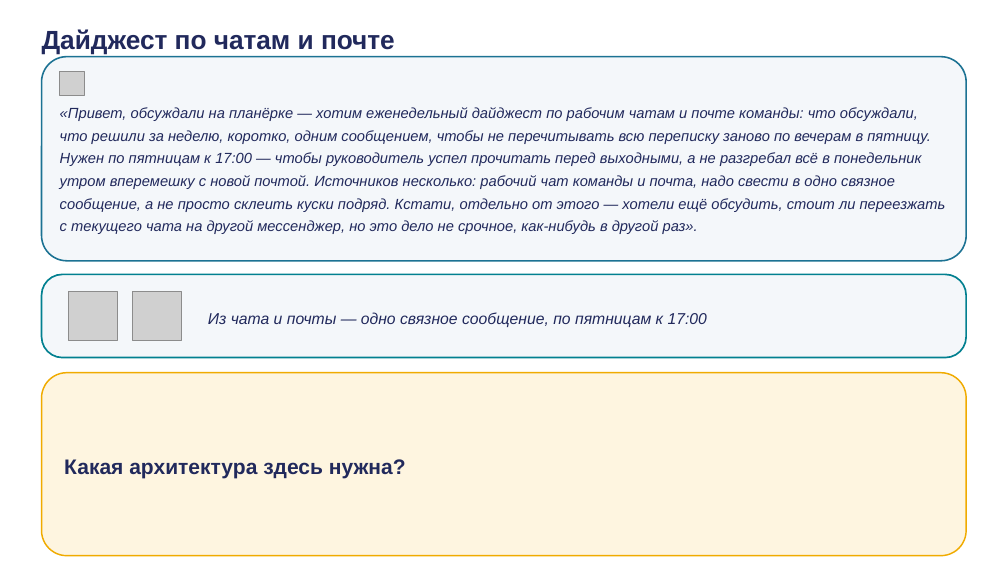
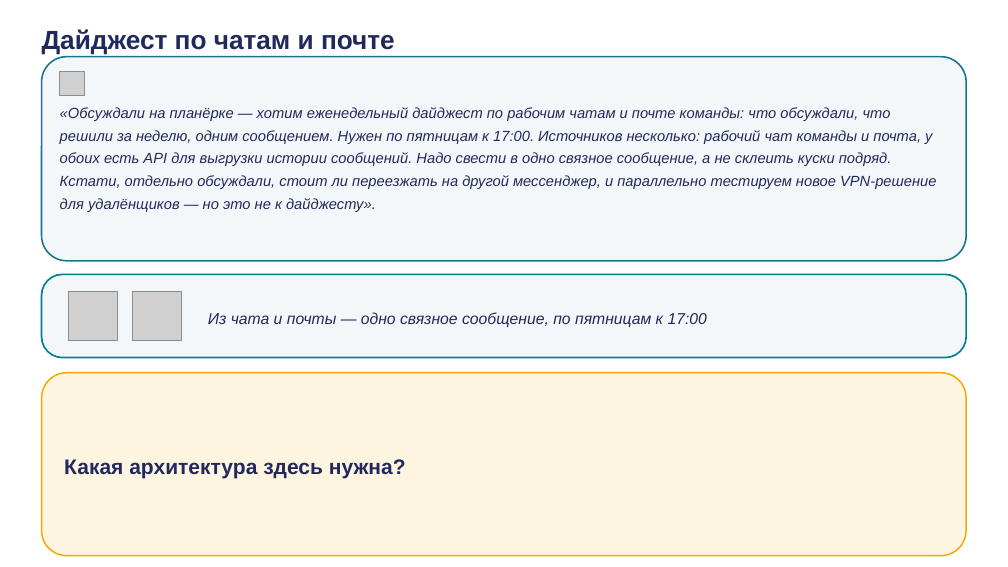
Before and after one commit to tellina-study/AI-usage-lessons, a slide deck: slide 27 of library/seminars/sem-02/rendered/sem-02.pptx. Drawn at 1008x567 pixels with LibreOffice and Linux fonts; fonts in the diff are those of the drawing; grey boxes stand for pictures. Boxes give left, top, right and bottom in pixels: in the first picture for what was removed or moved away, otherwise in the second. Text is boxed around its words. In the diff, an @@ line names an element or a change of style, - is before the commit and + after.

```diff
--- a/library/seminars/sem-02/rendered/sem-02.pptx
+++ b/library/seminars/sem-02/rendered/sem-02.pptx
@@ text at bbox=[60, 107, 936, 212]: text changed @@
-«Привет, обсуждали на планёрке — хотим еженедельный дайджест по рабочим чатам и почте команды: что обсуждали, что решили за неделю, коротко, одним сообщением, чтобы не перечитывать всю переписку заново по вечерам в пятницу. Нужен по пятницам к 17:00 — чтобы руководитель успел прочитать перед выходными, а не разгребал всё в понедельник утром вперемешку с новой почтой. Источников несколько: рабочий чат команды и почта, надо свести в одно связное сообщение, а не просто склеить куски подряд. Кстати, отдельно от этого — хотели ещё обсудить, стоит ли переезжать с текущего чата на другой мессенджер, но это дело не срочное, как-нибудь в другой раз».
+«Обсуждали на планёрке — хотим еженедельный дайджест по рабочим чатам и почте команды: что обсуждали, что решили за неделю, одним сообщением. Нужен по пятницам к 17:00. Источников несколько: рабочий чат команды и почта, у обоих есть API для выгрузки истории сообщений. Надо свести в одно связное сообщение, а не склеить куски подряд. Кстати, отдельно обсуждали, стоит ли переезжать на другой мессенджер, и параллельно тестируем новое VPN-решение для удалёнщиков — но это не к дайджесту».
```
Also in this commit, not shown: 14 other slides changed, 35 other files.
